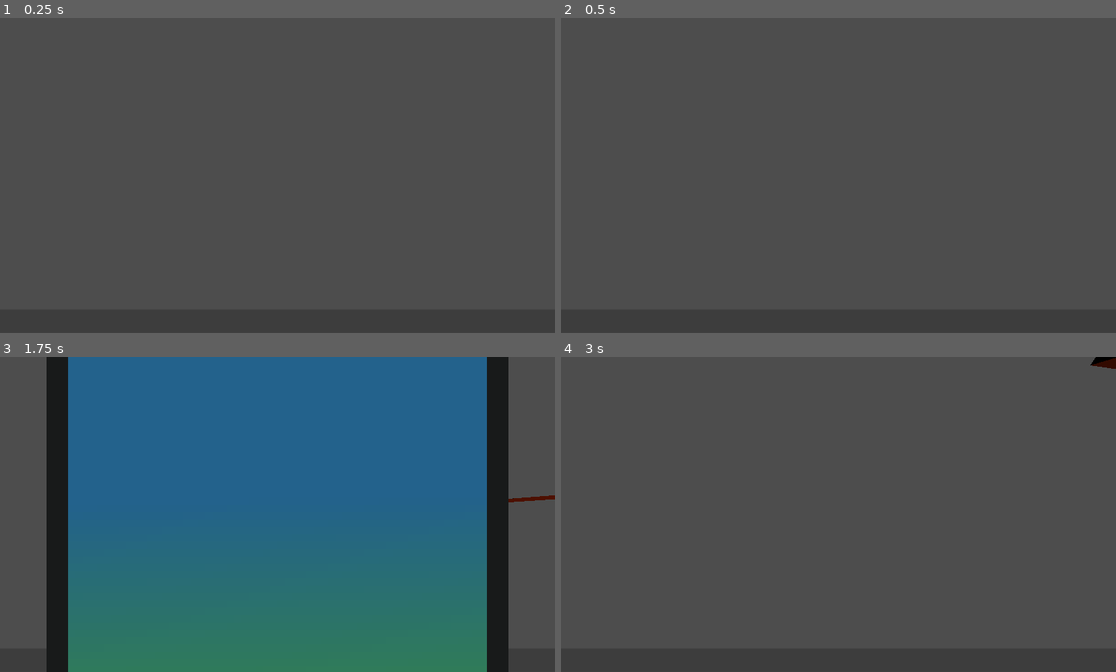
Above: before the commit, frames 1-4 (two rows, left to right).
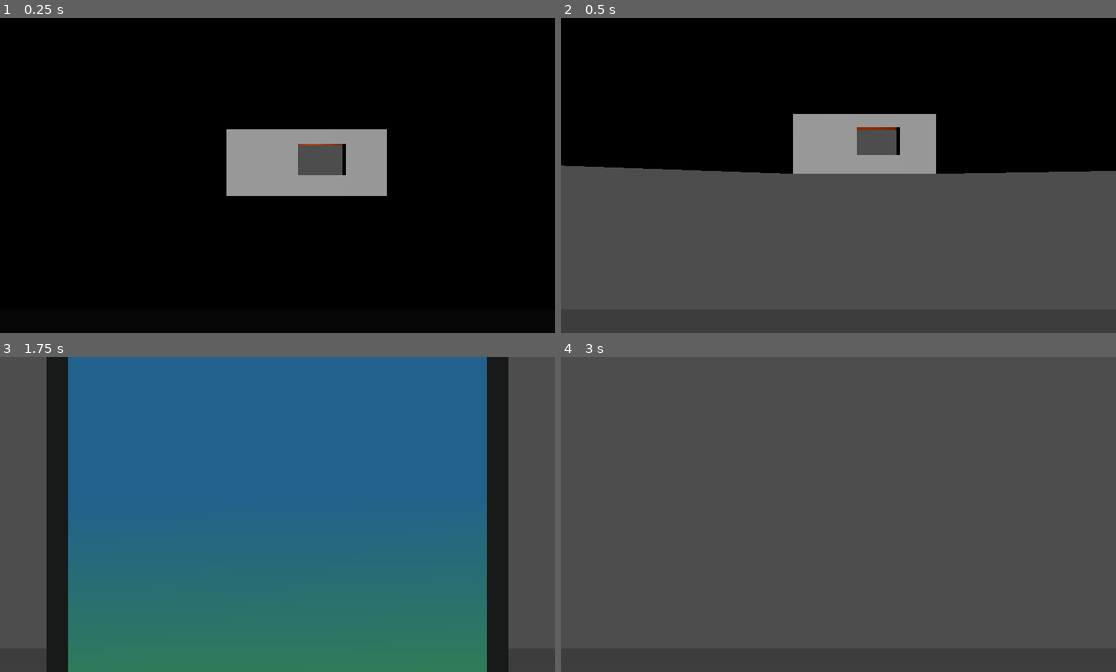
Above: after the commit, the same moments.

Repository: p4tk4n/humbum
Game: Godot game, scene res://apartment/scene/apartment.tscn
The game is run twice, just before and just after one commit, with the same random seed, the same clock (stepped at 60 frames per second) and the same inputs. This scene is started directly instead of the project's main scene.
Inputs (mouse positions are in pixels of both pictures, inside the frame that each line leads up to):
- Up to frame 1 (0.25 s): no input
- Up to frame 2 (0.5 s): no input
- Up to frame 3 (1.75 s): move the mouse to (399, 498) at 0.52 s; hold D (right) 0.53-1.28 s; tap Tab (open_phone) at 0.6 s; tap Space (jump) at 0.77, 1.52 s; move the mouse to (166, 530) at 1.27 s; hold S (backward) from 1.28 s (still down); tap Ctrl (sprint) at 1.35 s
- Up to frame 4 (3 s): tap Enter at 2 s; move the mouse to (894, 445) at 2.02 s; release S (backward) at 2.03 s; hold D (right) 2.03-2.78 s; tap Tab (open_phone) at 2.1 s; move the mouse to (810, 577) at 2.77 s; hold W (forward) from 2.78 s (still down); tap Ctrl (sprint) at 2.85 s

The runs differ from the first frame. In frame 1, 99% of the frame differs, in the area x 0-100%, y 0-100%; in frame 2, 48%; in frame 3, 0.1%; in frame 4, 0.1%.

Commit message:
OJOJ POSEREM SA

Diff:
--- a/hum/apartment/scene/apartment.tscn
+++ b/hum/apartment/scene/apartment.tscn
@@ -1,14 +1,9 @@
-[gd_scene load_steps=4 format=3 uid="uid://cl170vch18xi8"]
+[gd_scene load_steps=2 format=3 uid="uid://cl170vch18xi8"]
 
-[ext_resource type="Texture2D" uid="uid://cjiy4h4wcpgg5" path="res://apartment/sprite/podlaha/Poliigon_WoodVeneerOak_7760_BaseColor.jpg" id="1_e6f0j"]
 [ext_resource type="PackedScene" uid="uid://wbkgpp6jo7r7" path="res://player/scene/player.tscn" id="2_fa0h8"]
 
-[sub_resource type="StandardMaterial3D" id="StandardMaterial3D_fa0h8"]
-albedo_texture = ExtResource("1_e6f0j")
-uv1_triplanar = true
-
 [node name="Apartment" type="Node3D"]
-transform = Transform3D(1, 0, 0, 0, 1, 0, 0, 0, 1, 20.5709, -3.07407, -39.9828)
+transform = Transform3D(1, 0, 0, 0, 1, 0, 0, 0, 1, -0.445018, -0.00144351, -0.586504)
 
 [node name="DirectionalLight3D" type="DirectionalLight3D" parent="."]
 transform = Transform3D(-0.983255, 0.00222637, 0.182222, 0, 0.999925, -0.012217, -0.182236, -0.0120124, -0.983182, 1170.57, 978.412, -4181.15)
@@ -17,19 +12,42 @@
 shadow_enabled = true
 directional_shadow_max_distance = 200.0
 
-[node name="CSGCombiner3D" type="CSGCombiner3D" parent="."]
+[node name="CSGBox3D" type="CSGBox3D" parent="."]
+transform = Transform3D(1, 0, 0, 0, 1, 0, 0, 0, 1, 6.25408, 0.417906, -7.71758)
+size = Vector3(11.6935, 1, 16.4216)
 
-[node name="CSGBox3D2" type="CSGBox3D" parent="CSGCombiner3D"]
-transform = Transform3D(1, 0, 0, 0, 1, 0, 0, 0, 1, 711.944, 233.389, -264.347)
-size = Vector3(321.808, 59.344, 182.768)
+[node name="CSGBox3D" type="CSGBox3D" parent="CSGBox3D"]
+transform = Transform3D(1, 0, 0, 0, 1, 0, 0, 0, 1, -5.45866, 2.59773, -0.0114746)
+size = Vector3(0.742557, 4.36768, 16.3902)
 
-[node name="CSGBox3D" type="CSGBox3D" parent="CSGCombiner3D"]
-transform = Transform3D(1, 0, 0, 0, 1, 0, 0, 0, 1, 529.708, 136.007, -15.1411)
-size = Vector3(96.8204, 0.001, 100)
-material = SubResource("StandardMaterial3D_fa0h8")
+[node name="CSGBox3D2" type="CSGBox3D" parent="CSGBox3D"]
+transform = Transform3D(1, 0, 0, 0, 1, 0, 0, 0, 1, 0.00344706, 2.60528, -7.84598)
+size = Vector3(11.6654, 4.39905, 0.740234)
+
+[node name="CSGBox3D" type="CSGBox3D" parent="CSGBox3D/CSGBox3D2"]
+transform = Transform3D(1, 0, 0, 0, 1, 0, 0, 0, 1, 1.05421, 0.261597, -0.00317383)
+operation = 2
+size = Vector3(3.10843, 2.01685, 0.775879)
+
+[node name="CSGBox3D3" type="CSGBox3D" parent="CSGBox3D"]
+transform = Transform3D(1, 0, 0, 0, 1, 0, 0, 0, 1, 5.57234, 2.43306, -0.0120134)
+size = Vector3(0.701294, 4.69977, 16.394)
+
+[node name="CSGBox3D4" type="CSGBox3D" parent="CSGBox3D"]
+transform = Transform3D(1, 0, 0, 0, 1, 0, 0, 0, 1, -0.211221, 2.63643, 7.87259)
+size = Vector3(11.1944, 4.48364, 0.667908)
+
+[node name="CSGBox3D" type="CSGBox3D" parent="CSGBox3D/CSGBox3D4"]
+transform = Transform3D(1, 0, 0, 0, 1, 0, 0, 0, 1, -2.62866, -0.606628, -0.00942492)
+operation = 2
+size = Vector3(1.85205, 3.03992, 0.687988)
+
+[node name="CSGBox3D5" type="CSGBox3D" parent="CSGBox3D"]
+transform = Transform3D(1, 0, 0, 0, 1, 0, 0, 0, 1, 0.0479431, 5.09732, 0.0207605)
+size = Vector3(11.6583, 0.57605, 16.3882)
 
 [node name="player" parent="." instance=ExtResource("2_fa0h8")]
-transform = Transform3D(1, 0, 0, 0, 1, 0, 0, 0, 1, -81.3953, 107.839, -59.3687)
+transform = Transform3D(1, 0, 0, 0, 1, 0, 0, 0, 1, 4.32339, 1.92869, -2.93086)
 
-[node name="Camera3D" type="Camera3D" parent="player"]
-transform = Transform3D(1, 0, 0, 0, 1, 0, 0, 0, 1, 1114.06, 726.109, -214.394)
+[node name="DirectionalLight3D2" type="DirectionalLight3D" parent="."]
+transform = Transform3D(1, 0, 0, 0, 1, 0, 0, 0, 1, 4.82797, 36.6697, -6.93591)
--- a/hum/project.godot
+++ b/hum/project.godot
@@ -26,6 +26,10 @@
 window/size/viewport_height=270
 window/size/mode=3
 window/stretch/scale=4.0
+
+[filesystem]
+
+import/blender/enabled=false
 
 [input]
 
